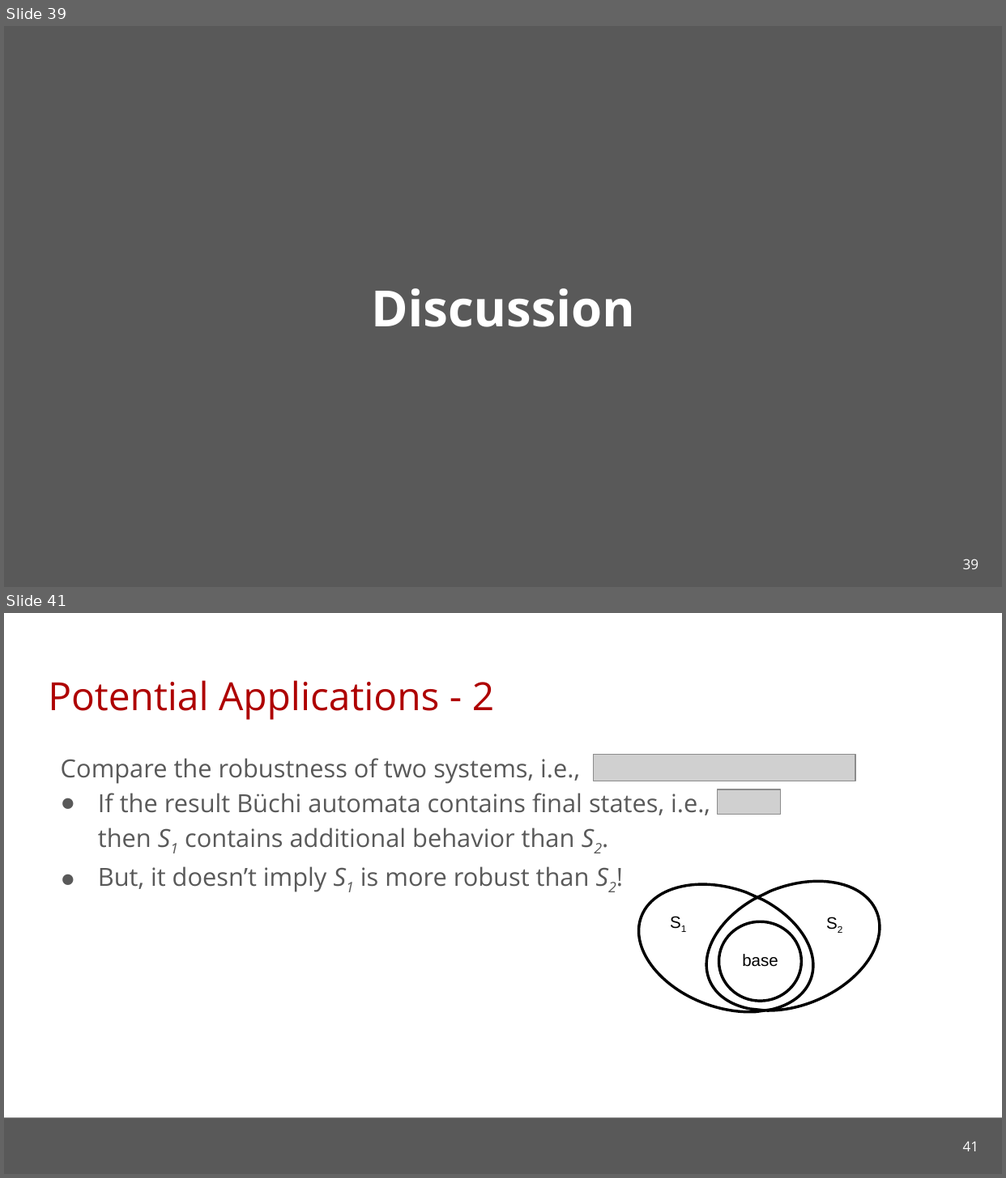
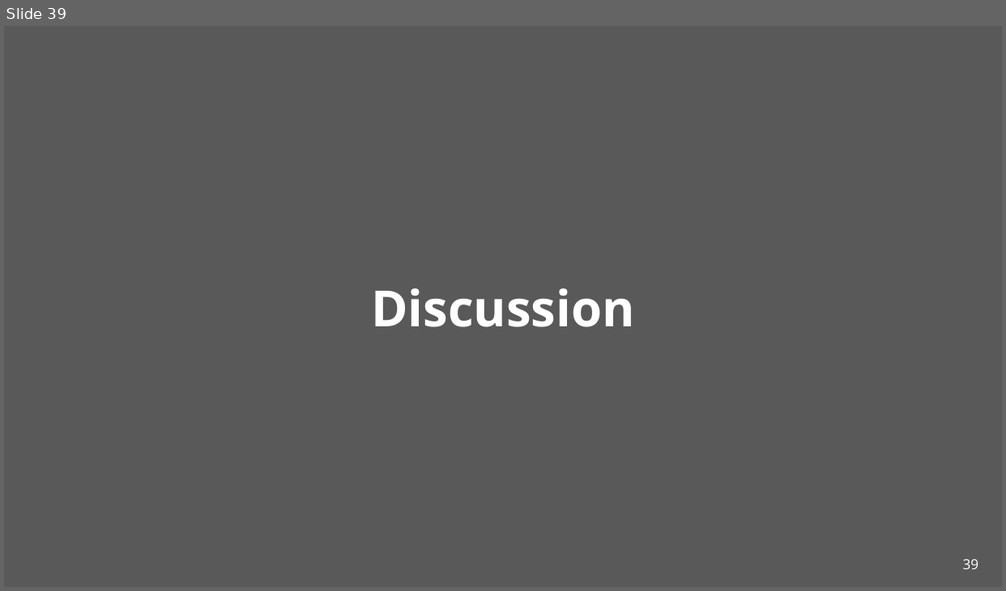
Before and after one commit to cmu-soda/Robustness, a slide deck: Robustness.pptx. Shown one above the other, each under a label of ours: slides 39 and 41 before the commit, slide 39 after it; the slides between them are not shown. The pictures are 1006x1178 and 1006x591 pixels, drawn with LibreOffice and Linux fonts; fonts in the diff are those of the drawing; grey boxes stand for pictures; background and template pictures are left out. Boxes give left, top, right and bottom in pixels: in the first picture for what was removed or moved away, otherwise in the second. Text is boxed around its words. In the diff, an @@ line names an element or a change of style, - is before the commit and + after.

```diff
--- a/Robustness.pptx
+++ b/Robustness.pptx
@@ slide 41 removed at [4, 613, 1002, 1174], background #FFFFFF @@
@@ title removed at [48, 680, 494, 720] @@
-Potential Applications - 2
@@ text removed at [61, 758, 710, 892] @@
-Compare the robustness of two systems, i.e.,
-● If the result Büchi automata contains final states, i.e., then S1 contains additional behavior than S2.
-● But, it doesn’t imply S1 is more robust than S2!
@@ picture removed at [593, 755, 855, 781] @@
@@ picture removed at [718, 790, 780, 815] @@
@@ group removed at [620, 823, 892, 1052]: 3 texts, 1 freeform shape @@
-base
-S2
-S1
@@ rectangle removed at [4, 1118, 1002, 1174] @@
@@ page number removed at [963, 1141, 978, 1152] @@
-41
```
Also in this commit, not shown: 4 slides changed.
